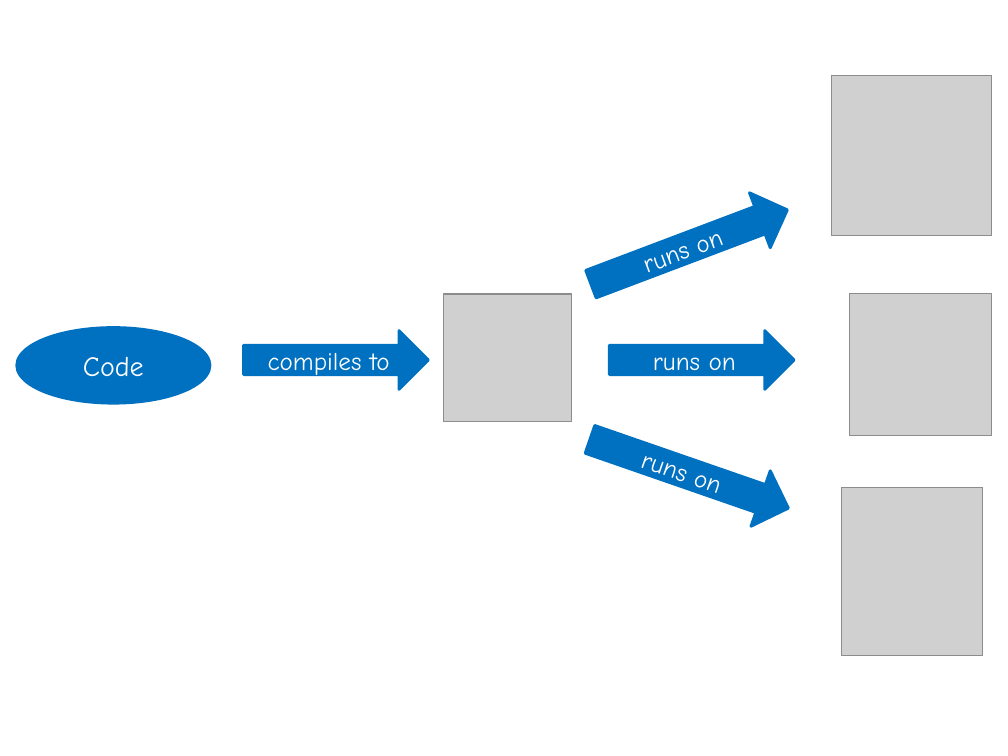
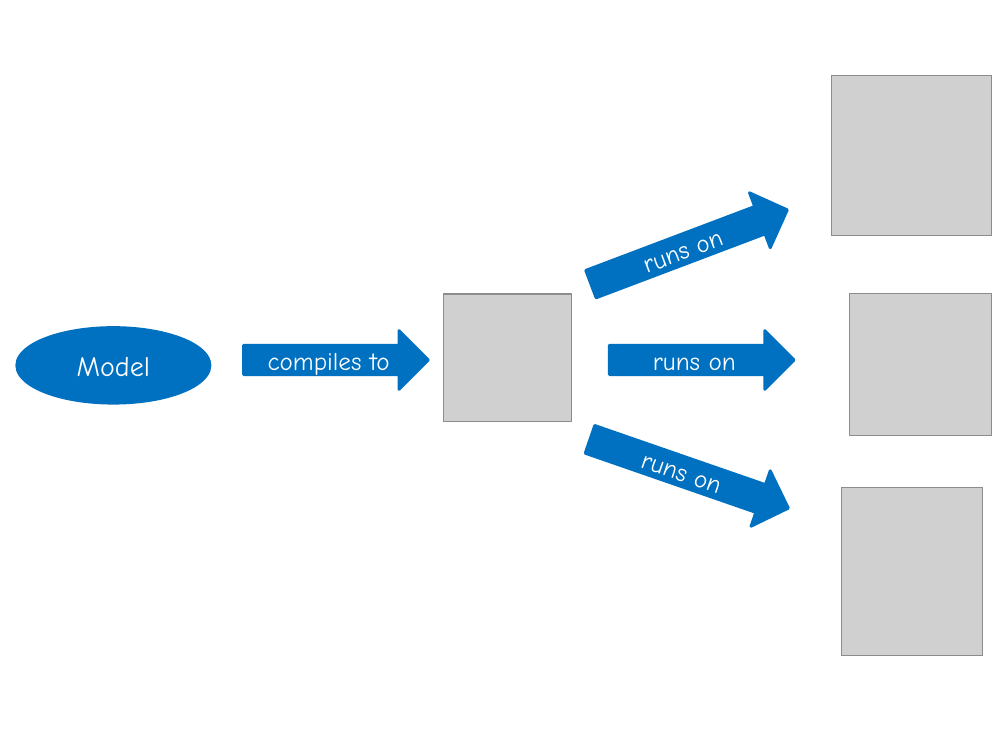
Before and after one commit to agilesteel/Papers, a slide deck: slide 2 of ScalaLecture/source/resources/Graphics.pptx. Drawn at 1008x756 pixels with LibreOffice and Linux fonts; fonts in the diff are those of the drawing; grey boxes stand for pictures. Boxes give left, top, right and bottom in pixels: in the first picture for what was removed or moved away, otherwise in the second. Text is boxed around its words. In the diff, an @@ line names an element or a change of style, - is before the commit and + after.

```diff
--- a/ScalaLecture/source/resources/Graphics.pptx
+++ b/ScalaLecture/source/resources/Graphics.pptx
@@ text in ellipse at (77,357,150,376): text changed @@
-Code
+Model
```
Also in this commit, not shown: 1 slide added, 28 other files.
